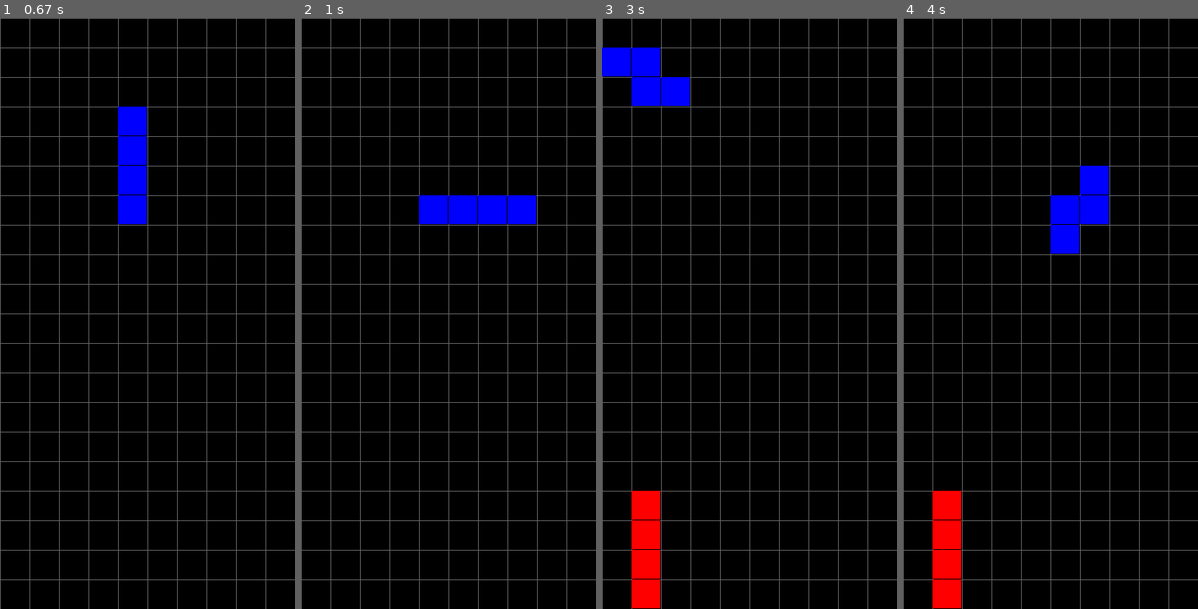
Above: before the commit, frames 1-4 (left to right).
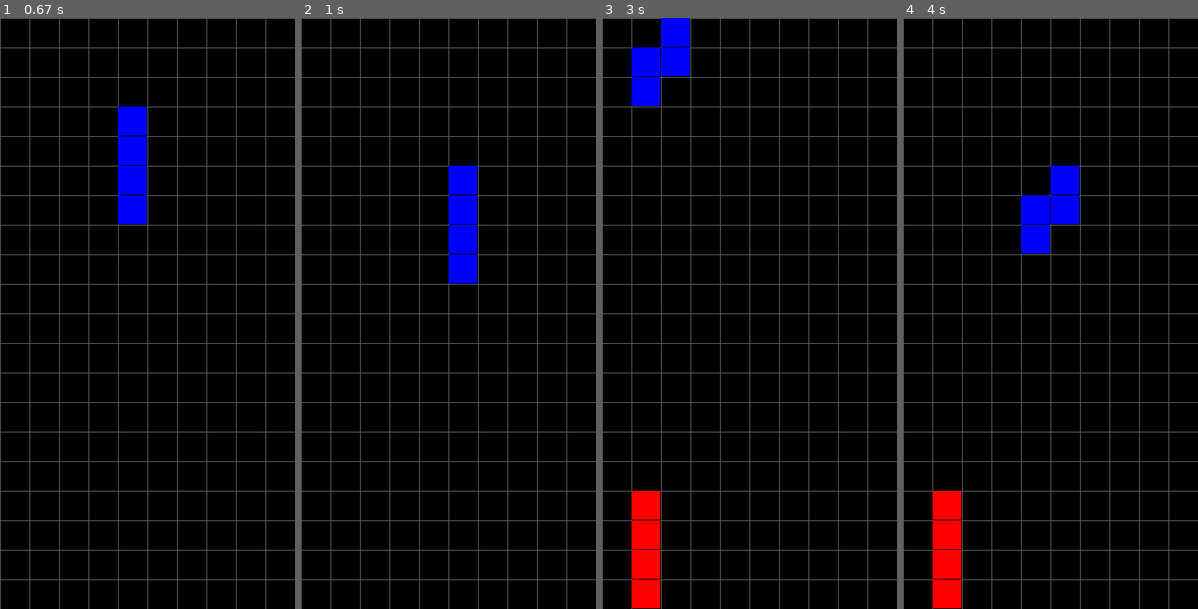
Above: after the commit, the same moments.

Repository: MrGio7/Tetris-pygame
Game: pygame game, started from main.py
The game is run twice, just before and just after one commit, with the same random seed, the same clock (stepped at 60 frames per second) and the same inputs.
Inputs:
- Up to frame 1 (0.67 s): hold Right from 0.33 s (still down)
- Up to frame 2 (1 s): release Right at 0.8 s; hold Up from 0.83 s (still down)
- Up to frame 3 (3 s): release Up at 1.13 s; hold Right 1.17-1.63 s; hold Left 1.67-2.2 s; hold Left 2.23-2.63 s; hold Up from 2.67 s (still down)
- Up to frame 4 (4 s): release Up at 3.03 s; hold Right 3.07-3.7 s; hold Left from 3.73 s (still down)

Frame 1 is identical in both runs. In frame 2, 2.9% of the frame differs, in the area x 40-80%, y 25-45%; in frame 3, 1.9%; in frame 4, 2.9%.

Commit message:
fixed borders

Diff:
--- a/blocks.py
+++ b/blocks.py
@@ -26,7 +26,6 @@
         self.posx = 0
         self.posy = 0
         self.block = []
-        self.valid_space = []
         self.update = 0
         self.response = 0
         self.rotation = 0
@@ -34,9 +33,6 @@
 
     def block_rotation(self):
         self.rotation = self.rotation % (len(self.shape[self.random_shape]))
-
-    def valid_sp(self):
-        pass
 
     def block_draw(self):
         for i in self.shape[self.random_shape][self.rotation]:
@@ -47,31 +43,34 @@
                     self.block.append([posx + self.posx, posy + self.posy])
                     if len(self.block) > 4:
                         self.block.pop(0)
-                    pygame.draw.rect(self.screen, self.BLUE, [posx + self.posx, posy + self.posy, self.size - 1, self.size - 1], width=0)
+        for cor in self.block:
+            pygame.draw.rect(self.screen, self.BLUE, [cor[0], cor[1], self.size - 1, self.size - 1], width=0)
 
     def block_drop(self):
         key = pygame.key.get_pressed()
 
-        self.response += 1
         if key[K_LEFT]:
-            space = True
+            self.response += 1
+            count = 0
             for cor in self.block:
-                if ([cor[0] - self.size, cor[1]]) in self.bg:
-                    space = False
-
-            if self.response > 5 and space:
+                if cor[0] < self.size:
+                    count += 1
+            if count == 0 and self.response > 5:
                 self.posx -= self.size
+                self.response = 0
 
         if key[K_RIGHT]:
-            space = True
+            self.response += 1
+            count = 0
             for cor in self.block:
-                if ([cor[0] + self.size, cor[1]]) in self.bg:
-                    space = False
-
-            if self.response > 5 and space:
+                if cor[0] >= (self.width - self.size):
+                    count += 1
+            if count == 0 and self.response > 5:
                 self.posx += self.size
+                self.response = 0
 
         if key[K_UP]:
+            self.response += 1
             if self.response > 5:
                 self.rotation += 1
                 self.block_rotation()
@@ -81,7 +80,7 @@
 
         self.update += 1
         for cor in self.block:
-            if ([cor[0], cor[1] + self.size]) in self.bg:
+            if ([cor[0], cor[1] + self.size]) in self.bg or cor[1] >= (self.height - self.size):
                 self.border = True
 
         if self.border:
@@ -98,3 +97,14 @@
         if self.update > 10:
             self.posy += self.size
             self.update = 0
+
+    def line_pop(self):
+        for i in range(self.rows):
+            y = 0
+            for cor in self.bg:
+                if i*self.size == cor[1]:
+                    y += 1
+                if y == 10 and cor[1]:
+                    for coor in self.bg:
+                        if cor[1] == coor[1]:
+                            self.bg.remove(coor)
--- a/main.py
+++ b/main.py
@@ -4,7 +4,6 @@
 pygame.init()
 
 blocks = Blocks()
-blocks.bg_init()
 
 clock = pygame.time.Clock()
 loop = True
@@ -20,5 +19,6 @@
     blocks.draw_bg()
     blocks.block_drop()
     blocks.block_draw()
+    blocks.line_pop()
 
     pygame.display.flip()
--- a/window.py
+++ b/window.py
@@ -19,15 +19,8 @@
         self.GREY = (100, 100, 100)
         self.screen = pygame.display.set_mode((self.width, self.height))
 
-    def bg_init(self):
-        for i in range(self.columns):
-            self.bg.append([i*self.size, self.height])
-        for i in range(self.rows):
-            self.bg.append([-self.size, i*self.size])
-            self.bg.append([self.width, i*self.size])
-
     def draw_bg(self):
-        if len(self.bg) > 2:
+        if len(self.bg) > 0:
             for cor in self.bg:
                 pygame.draw.rect(self.screen, self.RED, [cor[0], cor[1], self.size - 1, self.size - 1], width=0)
 
